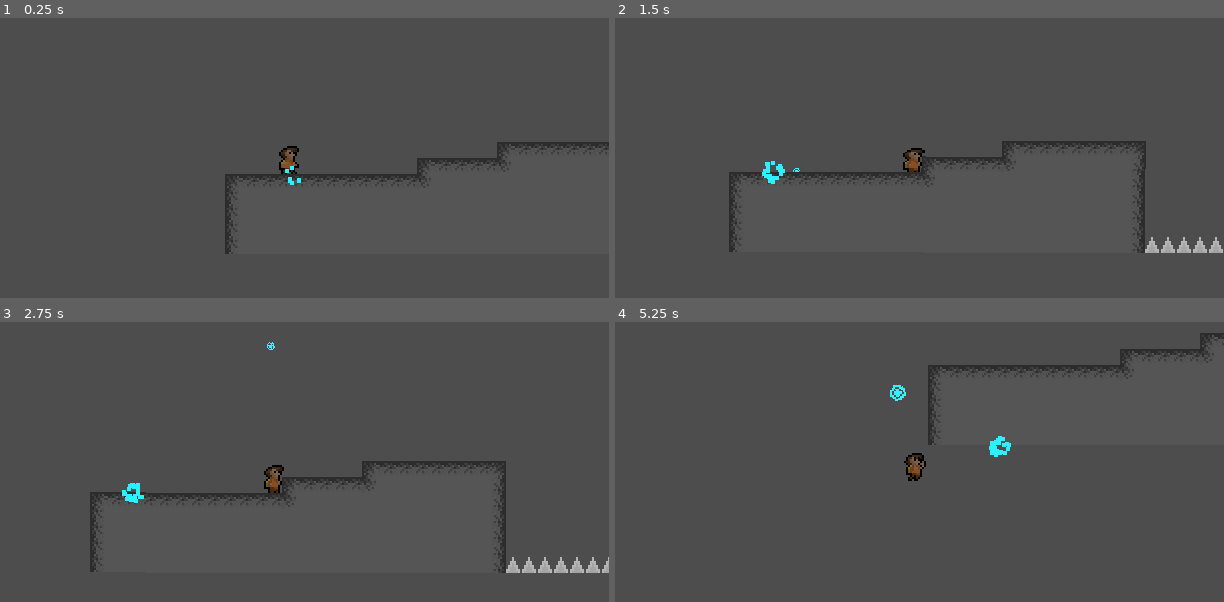
Above: before the commit, frames 1-4 (two rows, left to right).
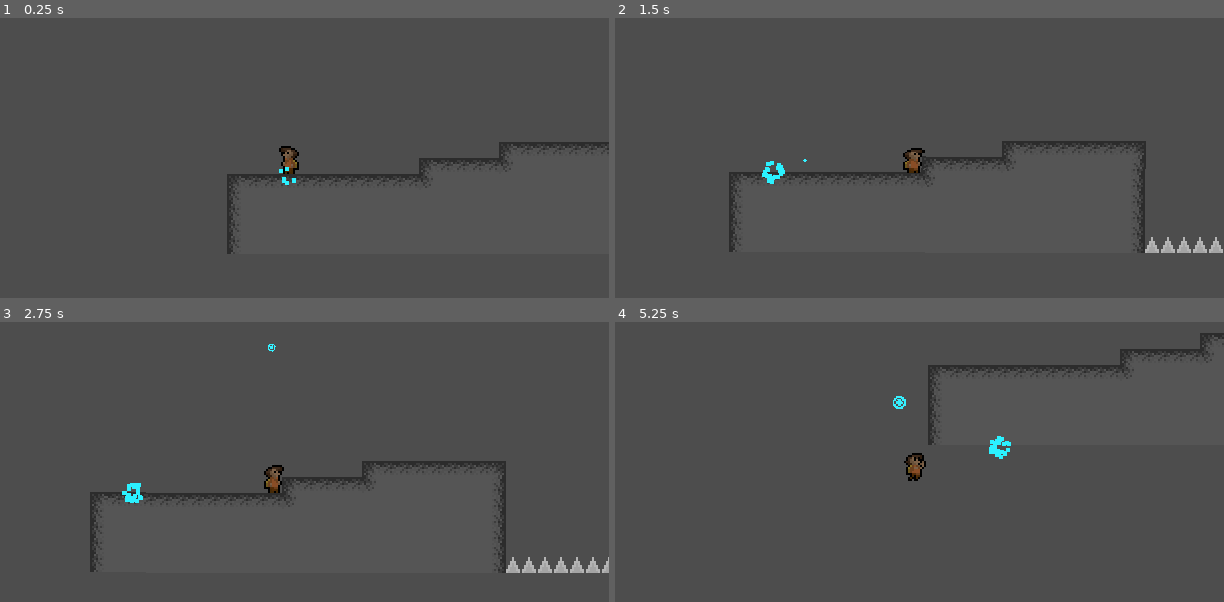
Above: after the commit, the same moments.

Repository: tetraminus/GrappleFormer
Game: Godot game, scene res://Rooms/level1_1.tscn
Same seed, same stepped clock (60 frames per second), same inputs: the game is played once before the commit and once after it. This scene is started directly instead of the project's main scene.
Inputs (mouse positions are in pixels of both pictures, inside the frame that each line leads up to):
- Up to frame 1 (0.25 s): no input
- Up to frame 2 (1.5 s): move the mouse to (1047, 144) at 0.52 s; hold D (move_right) 0.53-1.28 s; click (1047, 144) at 0.6 s; tap Space (jump) at 0.77 s; move the mouse to (773, 172) at 1.27 s; hold S (move_down) from 1.28 s (still down); right-click (773, 172) at 1.35 s
- Up to frame 3 (2.75 s): tap Space (jump) at 1.52 s; move the mouse to (353, 400) at 2.02 s; release S (move_down) at 2.03 s; hold D (move_right) from 2.03 s (still down); click (353, 400) at 2.1 s
- Up to frame 4 (5.25 s): move the mouse to (870, 518) at 2.77 s; right-click (870, 518) at 2.85 s; tap Space (jump) at 3.02, 3.77, 4.52 s; move the mouse to (1096, 504) at 3.52 s; release D (move_right) at 3.53 s; hold A (move_left) 3.53-5.03 s; click (1096, 504) at 3.6 s; move the mouse to (712, 420) at 4.27 s; right-click (712, 420) at 4.35 s; move the mouse to (937, 462) at 5.02 s; hold S (move_down) from 5.03 s (still down); click (937, 462) at 5.1 s

The runs differ from the first frame. In frame 1, 0.5% of the frame differs, in the area x 36-99%, y 44-85%; in frame 2, less than 0.1%; in frame 3, less than 0.1%; in frame 4, 0.2%.

Commit message:
patch up respawns

Diff:
--- a/Objects/Reusable/LevelTransition/LevelTransition.gd
+++ b/Objects/Reusable/LevelTransition/LevelTransition.gd
@@ -13,4 +13,4 @@
 
 func _body_entered(body):
 	if body.is_in_group("Player"):
-		SceneTransitionManager.GoToLevel(body, body.owner)
+		SceneTransitionManager.GoToLevel(body, get_tree().get_first_node_in_group("Level"))
--- a/Objects/Reusable/Respawn/SpawnPoint.gd
+++ b/Objects/Reusable/Respawn/SpawnPoint.gd
@@ -7,6 +7,7 @@
 	body_entered.connect(on_body_entered)
 	if default:
 		await SceneTransitionManager.PlayerLoaded
+		print("bingus")
 		get_tree().get_first_node_in_group("Player").SetSpawnpoint(self)
 
 func on_body_entered(body):
--- a/Rooms/level1_1.tscn
+++ b/Rooms/level1_1.tscn
@@ -1,6 +1,5 @@
-[gd_scene load_steps=6 format=3 uid="uid://diblc4d56ahbx"]
+[gd_scene load_steps=5 format=3 uid="uid://diblc4d56ahbx"]
 
-[ext_resource type="PackedScene" uid="uid://bss8gpldxhmhd" path="res://player.tscn" id="1_enmxo"]
 [ext_resource type="TileSet" uid="uid://bgk8u0w5p7oyc" path="res://assets/TileSet.tres" id="2_anhl8"]
 [ext_resource type="PackedScene" uid="uid://cmtfn06fse05k" path="res://Objects/Reusable/LevelTransition/LevelTransition.tscn" id="3_3k5do"]
 [ext_resource type="PackedScene" uid="uid://f4knexeppryv" path="res://Objects/Reusable/Respawn/Spawn.tscn" id="4_tmwph"]
@@ -8,9 +7,7 @@
 [sub_resource type="RectangleShape2D" id="RectangleShape2D_xm1k7"]
 size = Vector2(20, 47)
 
-[node name="level1_1" type="Node2D"]
-
-[node name="player" parent="." instance=ExtResource("1_enmxo")]
+[node name="level1_1" type="Node2D" groups=["Level"]]
 
 [node name="TileMap" type="TileMap" parent="."]
 rotation = 0.00100954
@@ -19,7 +16,7 @@
 layer_0/tile_data = PackedInt32Array(131071, 65536, 0, 65536, 65536, 0, 65537, 65536, 0, 65538, 65536, 0, 65539, 65536, …(10644 unchanged characters)…
 
 [node name="LevelTransition" parent="." instance=ExtResource("3_3k5do")]
-position = Vector2(138, -20)
+position = Vector2(603, -78)
 levelName = "level1_2"
 
 [node name="CollisionShape2D" type="CollisionShape2D" parent="LevelTransition"]
@@ -28,3 +25,7 @@
 
 [node name="Spawn" parent="." instance=ExtResource("4_tmwph")]
 position = Vector2(166, -21)
+default = true
+
+[node name="playerSpawn" type="Node2D" parent="." groups=["PlayerSpawn"]]
+position = Vector2(-1, -10)
--- a/Singletons/SceneTransitionManager.gd
+++ b/Singletons/SceneTransitionManager.gd
@@ -12,6 +12,8 @@
 
 func GoToLevel(player: Node2D, prevLevel: Node2D) -> void:
 	# level should be loaded by now
+	get_tree().get_root().remove_child(player)
+	prevLevel.queue_free()
 	var level
 
 	if loadedlevel != null:
@@ -35,8 +37,7 @@
 
 
 	#queue_free prevLevel except for player
-	prevLevel.remove_child(player)
-	prevLevel.queue_free()
+
 
 	# add player to new level
 	var spawnpoint = get_tree().get_nodes_in_group("PlayerSpawn")
--- a/player.gd
+++ b/player.gd
@@ -40,7 +40,7 @@
 	gravity = base_gravity
 	launch_cooldown.timeout.connect(_launchReady)
 	animation.animation_finished.connect(_on_anim_ended)
-
+	SceneTransitionManager.PlayerLoaded.emit()
 
 func SetSpawnpoint(spawnpoint:Node2D) -> void:
 	current_spawnpoint = spawnpoint
